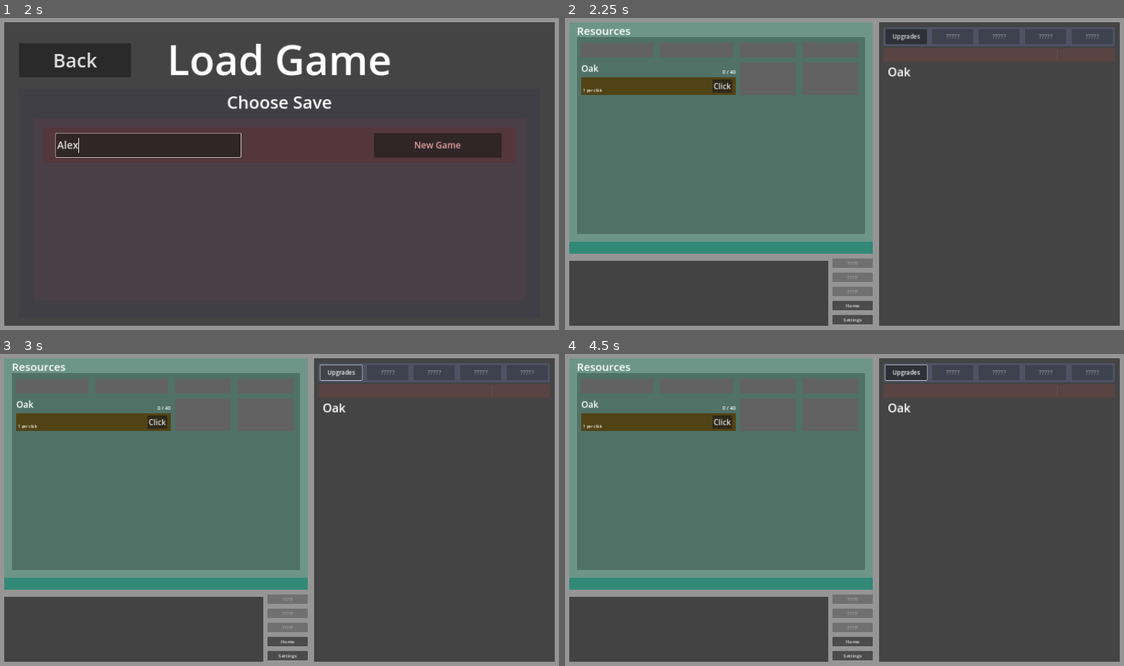
Above: before the commit, frames 1-4 (two rows, left to right).
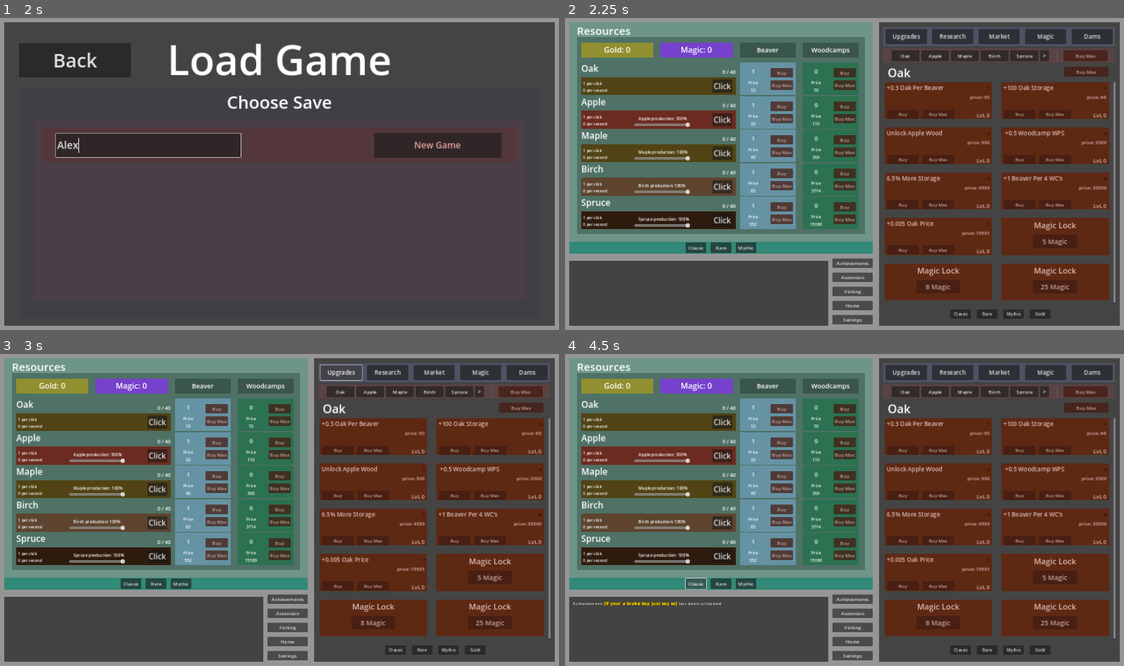
Above: after the commit, the same moments.

Repository: mdbernhards/BeaverIncremental
Game: Godot game, scene res://Scenes/game.tscn
The game is run twice, just before and just after one commit, with the same random seed, the same clock (stepped at 60 frames per second) and the same inputs.
Inputs (mouse positions are in pixels of both pictures, inside the frame that each line leads up to):
- Up to frame 1 (2 s): click "PLAY" at 0.5 s; click (150, 145) at 1.27 s; type "Alex" at 1.35 s
- Up to frame 2 (2.25 s): click "New Game" at 2 s
- Up to frame 3 (3 s): click "Upgrades" at 2.75 s
- Up to frame 4 (4.5 s): click (905, 391) at 3.5 s, where only the run after the commit has a clickable "Oak"; click (693, 584) at 4.25 s, where only the run after the commit has a clickable "Classic"

Frame 1 is identical in both runs. In frame 2, 45% of the frame differs, in the area x 2-99%, y 4-97%; in frame 3, 45%; in frame 4, 45%, in the area x 1-99%, y 3-97%.
Error in both runs: Attempt to call function 'store_line' in base 'null instance' on a null instance. (res://singletons/Saving/GameSaves.gd:124)

Commit message:
Auto Clicker, Saves and Fishing
Moved auto clicker to separate timer, added tick reducing research and magic upgrades for them.
Fixed new save file creation
Fixed fishing bugs.

Diff:
--- a/Scenes/GameMainScreenScenes/FishingScenes/fish_page.gd
+++ b/Scenes/GameMainScreenScenes/FishingScenes/fish_page.gd
@@ -12,13 +12,7 @@
 	SetupNodePaths()
 
 func _process(_delta: float) -> void:
-	if CurrentBiscutsLabel:
-		CurrentBiscutsLabel.text = "Fish Biscuits: " + str(floor(SaveData.FishBiscuits["Count"]))
-
-	if FishItemGrid.get_child_count() > 0:
-		NoFishLabel.visible = false
-	else:
-		NoFishLabel.visible = true
+	pass
 
 func addAllCaughtFish():
 	var fishes = SaveData.CaughtFish
@@ -39,3 +33,12 @@
 	FishItemGrid = $MC2/Scroll/Grid
 	CurrentBiscutsLabel = $MC/CurrentBiscutsLabel
 	NoFishLabel = $MC2/NoFishLabel
+
+func _on_fish_page_refresh_timer_timeout() -> void:
+	if CurrentBiscutsLabel:
+		CurrentBiscutsLabel.text = "Fish Biscuits: " + str(floor(SaveData.FishBiscuits["Count"] * 10) / 10)
+
+	if FishItemGrid.get_child_count() > 0:
+		NoFishLabel.visible = false
+	else:
+		NoFishLabel.visible = true
--- a/Scenes/GameMainScreenScenes/FishingScenes/fish_page.tscn
+++ b/Scenes/GameMainScreenScenes/FishingScenes/fish_page.tscn
@@ -54,3 +54,8 @@
 text = "NO FISH!"
 horizontal_alignment = 1
 vertical_alignment = 1
+
+[node name="FishPageRefreshTimer" type="Timer" parent="."]
+autostart = true
+
+[connection signal="timeout" from="FishPageRefreshTimer" to="." method="_on_fish_page_refresh_timer_timeout"]
--- a/Scenes/GameMainScreenScenes/FishingScenes/fishing_game.gd
+++ b/Scenes/GameMainScreenScenes/FishingScenes/fishing_game.gd
@@ -128,6 +128,7 @@
 	SpawnTimer.stop()
 	FishingTimeoutTimer.stop()
 	deleteAllFish()
+	ClicksLeft = 3
 
 func _on_spawn_timer_timeout() -> void:
 	spawnFish()
@@ -171,7 +172,7 @@
 	else:
 		ClicksLeftLabel.visible = false
 
-	if CurrentFishingChances <= 0:
+	if CurrentFishingChances <= 0 or IsFishing and !IsBouncing:
 		FishButton.disabled = true
 	else:
 		FishButton.disabled = false
--- a/Scenes/GameMainScreenScenes/FishingScenes/shop_page.gd
+++ b/Scenes/GameMainScreenScenes/FishingScenes/shop_page.gd
@@ -7,7 +7,7 @@
 
 func _process(_delta: float) -> void:
 	if CurrentBiscutsLabel:
-		CurrentBiscutsLabel.text = "Fish Biscuts: " + str(SaveData.FishBiscuits["Count"])
+		CurrentBiscutsLabel.text = "Fish Biscuits: " + str(floor(SaveData.FishBiscuits["Count"] * 10) / 10)
 
 func SetupNodePaths():
 	CurrentBiscutsLabel = $MC/CurrentBiscutsLabel
--- a/Scenes/GameMainScreenScenes/GameScenes/ResourceTicks.gd
+++ b/Scenes/GameMainScreenScenes/GameScenes/ResourceTicks.gd
@@ -1,9 +1,13 @@
 extends Node
+
+# Nodes
+var AutoClickerTickTimer
 
 var WoodTypes
 var ReversedWoodTypes
 
 func _ready():
+	AutoClickerTickTimer = $AutoClickerTick
 	WoodTypes = Values.WoodTypes
 	ReversedWoodTypes = WoodTypes.duplicate(true)
 	ReversedWoodTypes.reverse()
@@ -12,9 +16,14 @@
 	pass
 
 func _on_resource_gain_tick_timeout():
-	autoClick()
 	tickCalculations()
 	setTickChanges()
+
+func _on_auto_clicker_tick_timeout() -> void:
+	if AutoClickerTickTimer.wait_time != Values.ResourceValues["AutoClickers"]["AutoClickerTickLength"]:
+		AutoClickerTickTimer.wait_time = Values.ResourceValues["AutoClickers"]["AutoClickerTickLength"]
+
+	autoClick()
 
 var WoodTiersLowerTier = {
 	"Oak" : null,
--- a/Scenes/GameMainScreenScenes/GameScenes/UpgradeSection/UpgradePage.gd
+++ b/Scenes/GameMainScreenScenes/GameScenes/UpgradeSection/UpgradePage.gd
@@ -108,7 +108,7 @@
 	var resource = ResourceTypes[0]
 	if (resource == "Oak" and Unlocks.Unlocks["Upgrades"]["ClassicBuyMax"]) or \
 		(resource == "Chestnut" and Unlocks.Unlocks["Upgrades"]["RareBuyMax"]) or \
-		(resource == "Ebony" and Unlocks.Unlocks["Upgrades"]["MyticBuyMax"]) or \
+		(resource == "Ebony" and Unlocks.Unlocks["Upgrades"]["MythicBuyMax"]) or \
 		Values.DebugMode:
 		AllTabsBuyMaxButton.visible = true
 	else:
--- a/Scenes/GameMainScreenScenes/game_screen.tscn
+++ b/Scenes/GameMainScreenScenes/game_screen.tscn
@@ -133,6 +133,9 @@
 [node name="ResourceGainTick" type="Timer" parent="ResourceTicks"]
 autostart = true
 
+[node name="AutoClickerTick" type="Timer" parent="ResourceTicks"]
+autostart = true
+
 [connection signal="button_down" from="GameScreenHBox/ImprovementsScreen/RightVBox/TopMenuMC/ButtonMC/VBox/UpgradesButton" to="GameScreenHBox/ImprovementsScreen" method="_on_upgrades_button_button_down"]
 [connection signal="button_down" from="GameScreenHBox/ImprovementsScreen/RightVBox/TopMenuMC/ButtonMC/VBox/ResearchButton" to="GameScreenHBox/ImprovementsScreen" method="_on_research_button_button_down"]
 [connection signal="button_down" from="GameScreenHBox/ImprovementsScreen/RightVBox/TopMenuMC/ButtonMC/VBox/MarketButton" to="GameScreenHBox/ImprovementsScreen" method="_on_market_button_button_down"]
@@ -140,3 +143,4 @@
 [connection signal="button_down" from="GameScreenHBox/ImprovementsScreen/RightVBox/TopMenuMC/ButtonMC/VBox/DamButton" to="GameScreenHBox/ImprovementsScreen" method="_on_dam_button_button_down"]
 [connection signal="timeout" from="GameScreenHBox/ImprovementsScreen/ImprovementScreenTimer" to="GameScreenHBox/ImprovementsScreen" method="_on_improvement_screen_timer_timeout"]
 [connection signal="timeout" from="ResourceTicks/ResourceGainTick" to="ResourceTicks" method="_on_resource_gain_tick_timeout"]
+[connection signal="timeout" from="ResourceTicks/AutoClickerTick" to="ResourceTicks" method="_on_auto_clicker_tick_timeout"]
--- a/singletons/CalculateValues.gd
+++ b/singletons/CalculateValues.gd
@@ -107,6 +107,7 @@
 
 	# AutoClickers
 	SaveData.GeneralInfo["AutoClickers"] = TempValues["Global"]["AutoClickers"]
+	Values.ResourceValues["AutoClickers"]["AutoClickerTickLength"] = TempValues["Global"]["AutoClickerTickLength"]
 
 func CalculateRealAfterValues():
 	var lastWoodType
@@ -204,6 +205,8 @@
 			TempValues["Global"]["AutoClickers"] += 1
 		"9" :
 			TempValues["Global"]["WpcToWpsMultip"] *= 1.15
+		"9b" :
+			TempValues["Global"]["AutoClickerTickLength"] -= 0.1
 		"10" :
 			Unlocks.Unlocks["Fishing"]["Unlocked"] = true
 			Unlocks.Unlocks["Fishing"]["Spot"]["1"] = true
@@ -255,6 +258,8 @@
 			TempValues["Global"]["WcCostsMultip"] *= 0.85
 		"27" :
 			TempValues["Global"]["WcStorageMultip"] *= 1.35
+		"27b" :
+			TempValues["Global"]["AutoClickerTickLength"] -= 0.1
 		"28" :
 			Unlocks.Unlocks["Fishing"]["Spot"]["3"] = true
 		"29" :
@@ -305,6 +310,8 @@
 			TempValues["Gold"]["UpgradePriceMultip"] *= 0.65
 		"49" :
 			Unlocks.Unlocks["Upgrades"]["KeepClassicUpgrades"] = true
+		"49b" :
+			TempValues["Global"]["AutoClickerTickLength"] -= 0.1
 		"50" :
 			TempValues["Dam"]["EffectMultip"] *= 1.15
 		"51" :
@@ -368,6 +375,8 @@
 			TempValues["Global"]["WcCostsMultip"] *= 0.95
 		"14" :
 			TempValues["Global"]["WoodPriceMultip"] *= 1.25
+		"14b" :
+			TempValues["Global"]["AutoClickerTickLength"] -= 0.1
 		"15" :
 			TempValues["Global"]["WcBaseStorage"] += 150
 		"16" :
@@ -423,6 +432,8 @@
 			TempValues["Global"]["AchievementWpsMultip"] *= 1.45
 		"35" :
 			TempValues["Gold"]["UpgradePriceMultip"] *= 0.87
+		"35b" :
+			TempValues["Global"]["AutoClickerTickLength"] -= 0.1
 		"36" :
 			TempValues["Oak"]["WcPriceMultip"] *= 0.67
 			TempValues["Apple"]["WcPriceMultip"] *= 0.67
@@ -492,6 +503,8 @@
 			TempValues["Research"]["Time"] *= 0.85
 		"57" :
 			TempValues["Global"]["BotSellMoreMultip"] *= 1.25
+		"57b" :
+			TempValues["Global"]["AutoClickerTickLength"] -= 0.1
 		"58" :
 			TempValues["Chestnut"]["WoodPriceMultip"] *= 1.15
 		"59" :
@@ -540,6 +553,8 @@
 			TempValues["Fish"]["BaitPriceMultip"] *= 0.7
 		"79" :
 			Unlocks.Unlocks["Mahogany"]["Unlocked"] = true
+		"79b" :
+			TempValues["Global"]["AutoClickerTickLength"] -= 0.1
 		"80" :
 			pass
 		"81" :
@@ -588,6 +603,8 @@
 			pass
 		"103" :
 			pass
+		"103b" :
+			TempValues["Global"]["AutoClickerTickLength"] -= 0.1
 		"104" :
 			pass
 		"105" :
@@ -630,6 +647,8 @@
 			pass
 		"124" :
 			pass
+		"124b" :
+			TempValues["Global"]["AutoClickerTickLength"] -= 0.1
 		"125" :
 			pass
 		"126" :
@@ -1076,6 +1095,7 @@
 		"AchievementWpcMultip" : 1,
 		"AchievementWpsMultip" : 1,
 		"AchievementStorageMultip" : 1,
+		"AutoClickerTickLength" : 1,
 	},
 	"Fish" : {
 		"FishingWoodMultip" : 1,
--- a/singletons/SaveData.gd
+++ b/singletons/SaveData.gd
@@ -13,6 +13,9 @@
 var OriginalUnlockedFeatsOfStrength
 var OriginalGeneralInfo
 var OriginalMaxResourceCount
+var OriginalCaughtFish
+var OriginalShopItems
+var OriginalFishBiscuits
 
 func _ready():
 	getOriginalValues()
@@ -30,6 +33,9 @@
 	OriginalGeneralInfo = GeneralInfo.duplicate(true)
 	OriginalMaxResourceCount = MaxResourceCount.duplicate(true)
 	Unlocks.OriginalUnlocks = Unlocks.Unlocks.duplicate(true)
+	OriginalCaughtFish = CaughtFish.duplicate(true)
+	OriginalShopItems = ShopItems.duplicate(true)
+	OriginalFishBiscuits = FishBiscuits.duplicate(true)
 
 func resetValues():
 	var tempUpgrades = Upgrades.duplicate(true)
--- a/singletons/Saving/GameSaves.gd
+++ b/singletons/Saving/GameSaves.gd
@@ -141,7 +141,7 @@
 	var jsonCaughtFish = JSON.stringify(var_to_str(SaveData.OriginalCaughtFish))
 	saveFile.store_line(jsonCaughtFish)
 
-	var jsonShopItems = JSON.stringify(var_to_str(SaveData.ShopItems))
+	var jsonShopItems = JSON.stringify(var_to_str(SaveData.OriginalShopItems))
 	saveFile.store_line(jsonShopItems)
 
 	var jsonMagic = JSON.stringify(var_to_str(SaveData.OriginalMagic))
@@ -159,10 +159,10 @@
 	var jsonMaxResourceCount = JSON.stringify(var_to_str(SaveData.OriginalMaxResourceCount))
 	saveFile.store_line(jsonMaxResourceCount)
 
-	var jsonUnlocks = JSON.stringify(var_to_str(Unlocks.Unlocks))
+	var jsonUnlocks = JSON.stringify(var_to_str(Unlocks.OriginalUnlocks))
 	saveFile.store_line(jsonUnlocks)
 
-	var jsonFishBiscuts = JSON.stringify(var_to_str(SaveData.FishBiscuits))
+	var jsonFishBiscuts = JSON.stringify(var_to_str(SaveData.OriginalFishBiscuits))
 	saveFile.store_line(jsonFishBiscuts)
 
 func loadGame(saveName):
--- a/singletons/Values.gd
+++ b/singletons/Values.gd
@@ -1,7 +1,7 @@
 extends Node
 
 var CurrentSaveName
-var DebugMode = false
+var DebugMode = true
 
 var WoodTypes = ["Oak", "Apple", "Maple", "Birch", "Spruce",
 				 "Chestnut", "Cherry", "Ash", "Cedar", "Mahogany",
@@ -23,6 +23,9 @@
 		"TimeMultip" : 1,
 		"ResearchAtATime" : 1,
 	},
+	"AutoClickers" : {
+		"AutoClickerTickLength" : 1,
+	},
 	"Gold" : {
 		"UpgradePriceMultip" : 1,
 		"Color" : Color(0.877, 0.761, 0.412),
--- a/singletons/constantData/Magic.gd
+++ b/singletons/constantData/Magic.gd
@@ -96,6 +96,11 @@
 		"Description" : "For each wood Type transfer 15% of Wood Per Click to Wood Per Second",
 		"Cost" : 175,
 	},
+	"9b" : {
+		"Name" : "Autoclicker ticks -0.1 sec",
+		"Description" : "Autoclicker ticks take 0.1 second less (default 1 sec)",
+		"Cost" : 225,
+	},
 	"10" : {
 		"Name" : "Unlock Fishing",
 		"Description" : "Unlock The Ability to Fish. Gain Fishing Bonuses",
@@ -201,6 +206,11 @@
 		"Description" : "Increase the storage from Woodcamps by 35%",
 		"Cost" : 2275,
 	},
+	"27b" : {
+		"Name" : "Autoclicker ticks -0.1 sec",
+		"Description" : "Autoclicker ticks take 0.1 second less (default 1 sec)",
+		"Cost" : 2300,
+	},
 	"28" : {
 		"Name" : "Unlock Fishing Spot",
 		"Description" : "Unlock another Fishing Spot to fish at",
@@ -316,6 +326,11 @@
 		"Description" : "After Ascending keep all Classic Wood Upgrades",
 		"Cost" : 95000,
 	},
+	"49b" : {
+		"Name" : "Autoclicker ticks -0.1 sec",
+		"Description" : "Autoclicker ticks take 0.1 second less (default 1 sec)",
+		"Cost" : 97500,
+	},
 	"50" : {
 		"Name" : "Dam Effects 15%",
 		"Description" : "Improve All Dam effects by 15%",
--- a/singletons/constantData/Research.gd
+++ b/singletons/constantData/Research.gd
@@ -127,6 +127,15 @@
 		"EbonyCost" : 0, "DogwoodCost" : 0, "RosewoodCost" : 0, "Ghost GumCost" : 0, "DragonwoodCost" : 0,
 		"Unlocked" : func(): return Unlocks.Unlocks["Market"]["Unlocked"],
 	},
+	"14b" :  {
+		"Name" : "Autoclicker ticks -0.1 sec",
+		"Description" : "Autoclicker ticks take 0.1 second less (default 1 sec)",
+		"Time" : 360, # Seconds
+		"OakCost" : 75000, "AppleCost" : 65000, "MapleCost" : 15000, "BirchCost" : 0, "SpruceCost" : 0,
+		"ChestnutCost" : 0, "CherryCost" : 0, "AshCost" : 0, "CedarCost" : 0, "MahoganyCost" : 0,
+		"EbonyCost" : 0, "DogwoodCost" : 0, "RosewoodCost" : 0, "Ghost GumCost" : 0, "DragonwoodCost" : 0,
+		"Unlocked" : func(): return SaveData.GeneralInfo["AutoClickers"] > 0,
+	},
 	"15" :  {
 		"Name" : "Woodcamp Base Storage +150",
 		"Description" : "Increases All Woodcamp Base Storage By 150",
@@ -351,6 +360,15 @@
 		"ChestnutCost" : 0, "CherryCost" : 0, "AshCost" : 0, "CedarCost" : 0, "MahoganyCost" : 0,
 		"EbonyCost" : 0, "DogwoodCost" : 0, "RosewoodCost" : 0, "Ghost GumCost" : 0, "DragonwoodCost" : 0,
 		"Unlocked" : func(): return Unlocks.Unlocks["Gold"]["Unlocked"],
+	},
+	"35b" :  {
+		"Name" : "Autoclicker ticks -0.1 sec",
+		"Description" : "Autoclicker ticks take 0.1 second less (default 1 sec)",
+		"Time" : 1950, # Seconds
+		"OakCost" : 3000000, "AppleCost" : 1500000, "MapleCost" : 1000000, "BirchCost" : 0, "SpruceCost" : 0,
+		"ChestnutCost" : 0, "CherryCost" : 0, "AshCost" : 0, "CedarCost" : 0, "MahoganyCost" : 0,
+		"EbonyCost" : 0, "DogwoodCost" : 0, "RosewoodCost" : 0, "Ghost GumCost" : 0, "DragonwoodCost" : 0,
+		"Unlocked" : func(): return SaveData.GeneralInfo["AutoClickers"] > 0,
 	},
 	"36" :  {
 		"Name" : "33% Cheaper Classic Woodcamps",
@@ -559,6 +577,15 @@
 		"EbonyCost" : 0, "DogwoodCost" : 0, "RosewoodCost" : 0, "Ghost GumCost" : 0, "DragonwoodCost" : 0,
 		"Unlocked" : func(): return true,
 	},
+	"57b" :  {
+		"Name" : "Autoclicker ticks -0.1 sec",
+		"Description" : "Autoclicker ticks take 0.1 second less (default 1 sec)",
+		"Time" : 3050, # Seconds
+		"OakCost" : 66600000, "AppleCost" : 33300000, "MapleCost" : 6660000, "BirchCost" : 3330000, "SpruceCost" : 2220000,
+		"ChestnutCost" : 999000, "CherryCost" : 333000, "AshCost" : 0, "CedarCost" : 0, "MahoganyCost" : 0,
+		"EbonyCost" : 0, "DogwoodCost" : 0, "RosewoodCost" : 0, "Ghost GumCost" : 0, "DragonwoodCost" : 0,
+		"Unlocked" : func(): return SaveData.GeneralInfo["AutoClickers"] > 0,
+	},
 	"58" :  {
 		"Name" : "Chestnut Price 15%",
 		"Description" : "Chestnut Price 15%",
@@ -757,6 +784,15 @@
 		"EbonyCost" : 0, "DogwoodCost" : 0, "RosewoodCost" : 0, "Ghost GumCost" : 0, "DragonwoodCost" : 100,
 		"Unlocked" : func(): return true,
 	},
+	"79b" :  {
+		"Name" : "Autoclicker ticks -0.1 sec",
+		"Description" : "Autoclicker ticks take 0.1 second less (default 1 sec)",
+		"Time" : 4920, # Seconds
+		"OakCost" : 0, "AppleCost" : 0, "MapleCost" : 0, "BirchCost" : 0, "SpruceCost" : 0,
+		"ChestnutCost" : 0, "CherryCost" : 0, "AshCost" : 0, "CedarCost" : 0, "MahoganyCost" : 0,
+		"EbonyCost" : 0, "DogwoodCost" : 0, "RosewoodCost" : 0, "Ghost GumCost" : 0, "DragonwoodCost" : 0,
+		"Unlocked" : func(): return SaveData.GeneralInfo["AutoClickers"] > 0,
+	},
 	"80" :  {
 		"Name" : "WPS +5% Per Unlocked Wood Type",
 		"Description" : "WPS +5% Per Unlocked Wood Type",
@@ -973,6 +1009,15 @@
 		"EbonyCost" : 0, "DogwoodCost" : 0, "RosewoodCost" : 0, "Ghost GumCost" : 0, "DragonwoodCost" : 100,
 		"Unlocked" : func(): return true,
 	},
+	"103b" :  {
+		"Name" : "Autoclicker ticks -0.1 sec",
+		"Description" : "Autoclicker ticks take 0.1 second less (default 1 sec)",
+		"Time" : 6630, # Seconds
+		"OakCost" : 0, "AppleCost" : 0, "MapleCost" : 0, "BirchCost" : 0, "SpruceCost" : 0,
+		"ChestnutCost" : 0, "CherryCost" : 0, "AshCost" : 0, "CedarCost" : 0, "MahoganyCost" : 0,
+		"EbonyCost" : 0, "DogwoodCost" : 0, "RosewoodCost" : 0, "Ghost GumCost" : 0, "DragonwoodCost" : 0,
+		"Unlocked" : func(): return SaveData.GeneralInfo["AutoClickers"] > 0,
+	},
 	"104" :  {
 		"Name" : "Magic Bonuses x1.2",
 		"Description" : "Magic Bonuses x1.2",
@@ -1162,6 +1207,15 @@
 		"EbonyCost" : 0, "DogwoodCost" : 0, "RosewoodCost" : 0, "Ghost GumCost" : 0, "DragonwoodCost" : 100,
 		"Unlocked" : func(): return true,
 	},
+	"124b" :  {
+		"Name" : "Autoclicker ticks -0.1 sec",
+		"Description" : "Autoclicker ticks take 0.1 second less (default 1 sec)",
+		"Time" : 8300, # Seconds
+		"OakCost" : 0, "AppleCost" : 0, "MapleCost" : 0, "BirchCost" : 0, "SpruceCost" : 0,
+		"ChestnutCost" : 0, "CherryCost" : 0, "AshCost" : 0, "CedarCost" : 0, "MahoganyCost" : 0,
+		"EbonyCost" : 0, "DogwoodCost" : 0, "RosewoodCost" : 0, "Ghost GumCost" : 0, "DragonwoodCost" : 0,
+		"Unlocked" : func(): return SaveData.GeneralInfo["AutoClickers"] > 0,
+	},
 	"125" :  {
 		"Name" : "Achievement Bonuses +15%",
 		"Description" : "Achievement Bonuses +15%",
Not shown, changed: ToDo.txt
